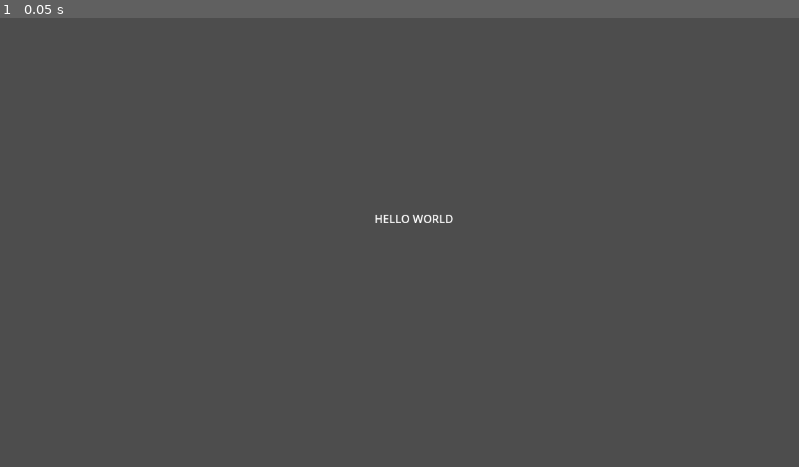
Above: before the commit, frame 1.
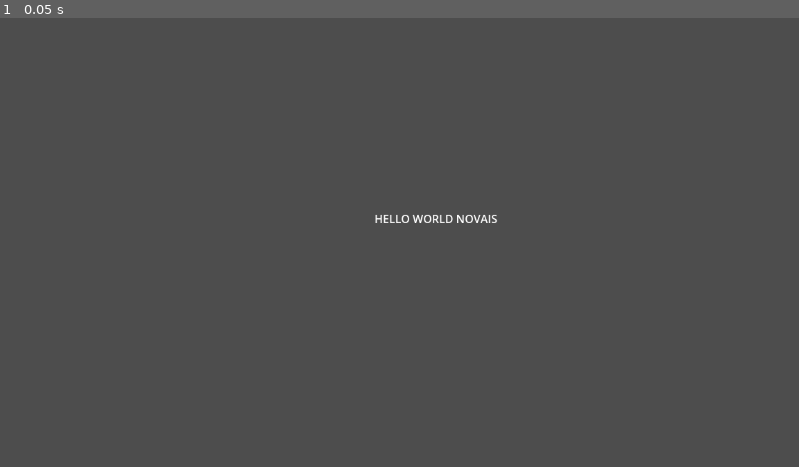
Above: after the commit, the same moment.

Repository: LitaDev-nsfw/gmtk25
Game: Godot game, scene res://scenes/node_2d.tscn
The game is run twice, just before and just after one commit, with the same random seed, the same clock (stepped at 60 frames per second) and the same inputs.
Inputs:
- Up to frame 1 (0.05 s): no input

The runs differ from the first frame. In frame 1, less than 0.1% of the frame differs, in the area x 57-63%, y 43-46%.

Commit message:
updated hello world

Diff:
--- a/gmtk25/scenes/node_2d.tscn
+++ b/gmtk25/scenes/node_2d.tscn
@@ -12,5 +12,6 @@
 offset_top = 278.0
 offset_right = 654.0
 offset_bottom = 301.0
-text = "HELLO WORLD"
+text = "HELLO WORLD NOVAIS
+"
 script = ExtResource("1_6e84v")
